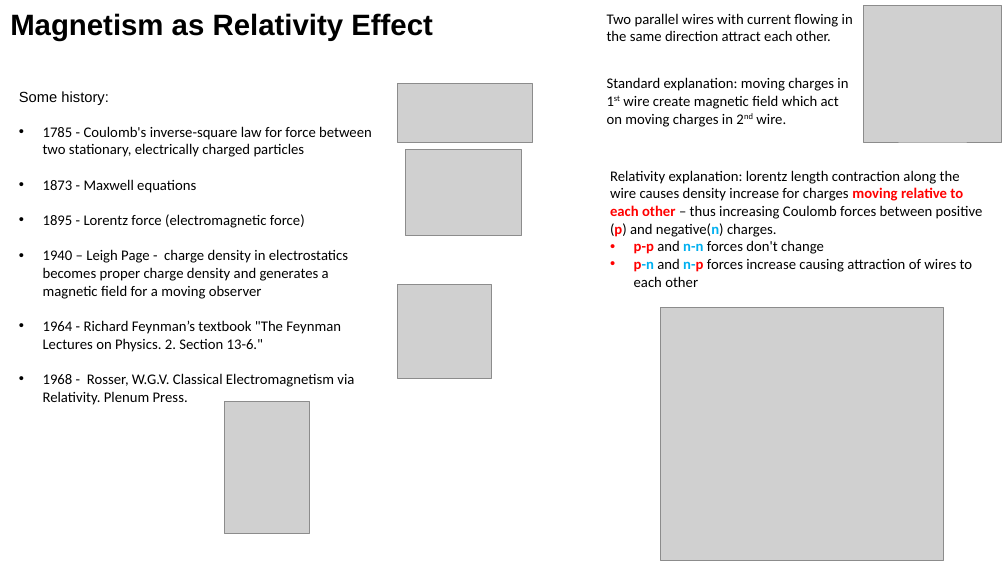
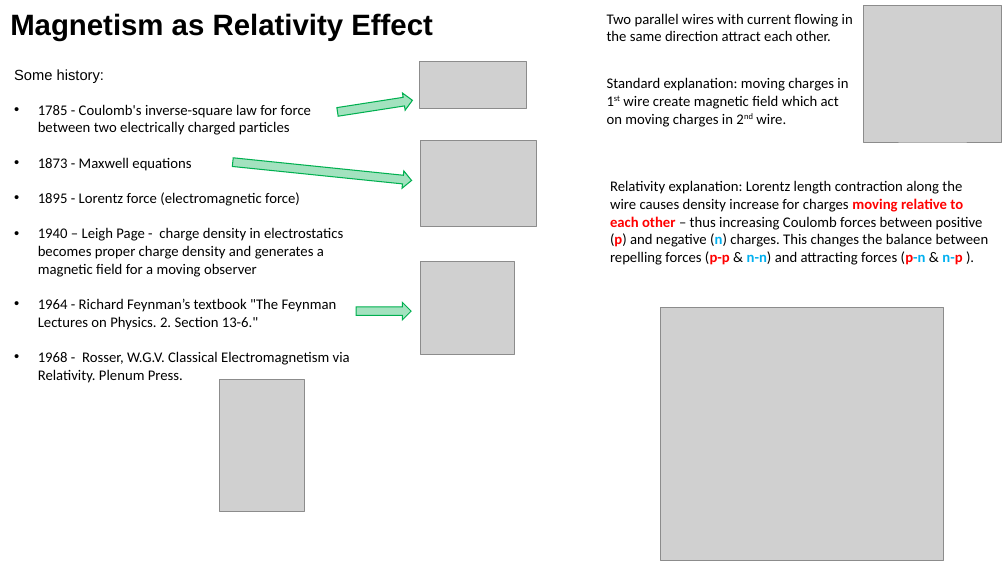
Before and after one commit to lselector/misc, a slide deck: slide 1 of Magnetism_and_Relativity.pptx. Drawn at 1008x567 pixels with LibreOffice and Linux fonts; fonts in the diff are those of the drawing; grey boxes stand for pictures. Boxes give left, top, right and bottom in pixels: in the first picture for what was removed or moved away, otherwise in the second. Text is boxed around its words. In the diff, an @@ line names an element or a change of style, - is before the commit and + after.

```diff
--- a/Magnetism_and_Relativity.pptx
+++ b/Magnetism_and_Relativity.pptx
@@ text "Some history:": place and size @@
-text "Some history:" at box(19, 91, 372, 405)
+text "Some history:" at box(14, 69, 350, 383)
@@ picture: place and size @@
-picture at box(398, 83, 532, 142)
+picture at box(420, 61, 526, 107)
@@ text at box(38, 104, 311, 135): text changed @@
-• 1785 - Coulomb's inverse-square law for force between two stationary, electrically charged particles
+• 1785 - Coulomb's inverse-square law for force
+  between two electrically charged particles
@@ right arrow added at box(336, 92, 414, 121), fill #00B050 at 36% opacity, outline #00B050 1 pt @@
@@ picture: place and size @@
-picture at box(405, 150, 521, 236)
+picture at box(420, 141, 536, 227)
@@ right arrow added at box(232, 154, 413, 189), fill #00B050 at 36% opacity, outline #00B050 1 pt @@
@@ text at box(610, 180, 989, 265): text changed @@
-Relativity explanation: lorentz length contraction along the wire causes density increase for charges moving relative to each other – thus increasing Coulomb forces between positive (p) and negative(n) charges.
-• p-p and n-n forces don't change
-• p-n and n-p forces increase causing attraction of wires to each other
+Relativity explanation: Lorentz length contraction along the wire causes density increase for charges moving relative to each other – thus increasing Coulomb forces between positive (p) and negative (n) charges. This changes the balance between repelling forces (p-p & n-n) and attracting forces (p-n & n-p ).
@@ picture: place and size @@
-picture at box(398, 284, 492, 378)
+picture at box(420, 262, 514, 355)
@@ right arrow added at box(356, 302, 411, 320), fill #00B050 at 36% opacity, outline #00B050 1 pt @@
@@ picture: place and size @@
-picture at box(225, 402, 309, 534)
+picture at box(220, 379, 305, 511)
```
Also in this commit, not shown: 1 slide added.
